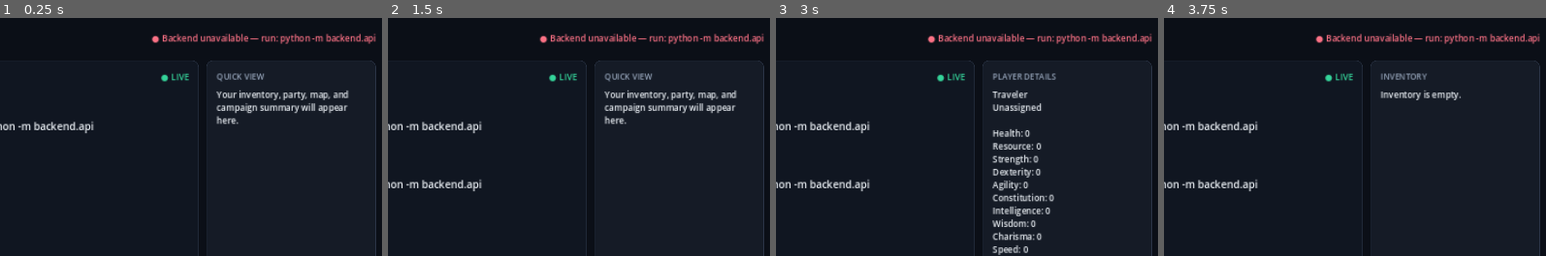
Above: before the commit, frames 1-4 (left to right).
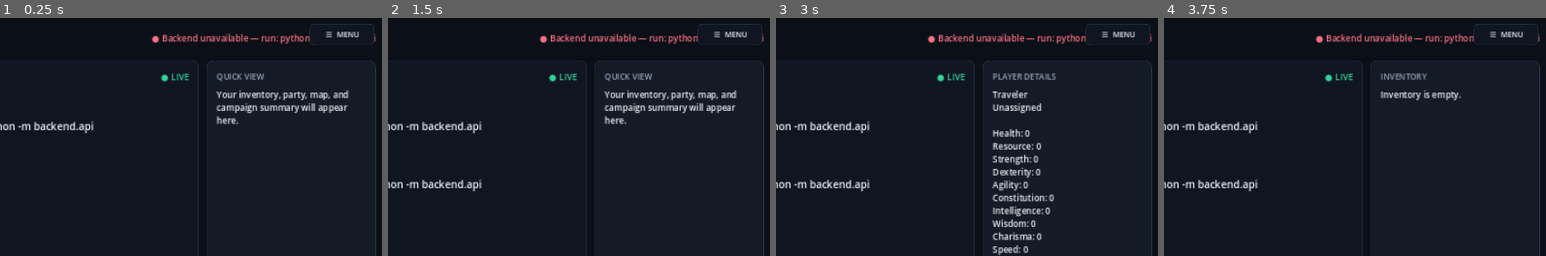
Above: after the commit, the same moments.

Repository: jjhartman2020-tech/the-shattered-realms
Game: Godot game, scene res://main.tscn
Two runs of this game, one before a commit and one after it. Both use one fixed random seed, a clock stepped at 60 frames per second and the inputs below.
Inputs (mouse positions are % of the whole screen's width and height, from its top left):
- Up to frame 1 (0.25 s): no input
- Up to frame 2 (1.5 s): click (45, 88) at 0.52 s; type "12" at 0.6 s; click "REFRESH STATE" at 1.25 s
- Up to frame 3 (3 s): click "SEND" at 2 s; click "PLAYER" at 2.75 s
- Up to frame 4 (3.75 s): click "INVENTORY" at 3.5 s
The pictures show only the part of the screen within x 50-100%, y 0-50%; the shares and areas given below are measured in that part.

The runs differ from the first frame. In frame 1, 0.6% of the frame differs, in the area x 80-98%, y 2-12%; in frame 2, 0.6%; in frame 3, 0.6%; in frame 4, 0.6%.

Commit message:
Keep game menu overlay above runtime UI

Diff:
--- a/godot/main.tscn
+++ b/godot/main.tscn
@@ -20,4 +20,5 @@
 grow_horizontal = 2
 grow_vertical = 2
 mouse_filter = 2
+z_index = 100
 script = ExtResource("2_menu")
